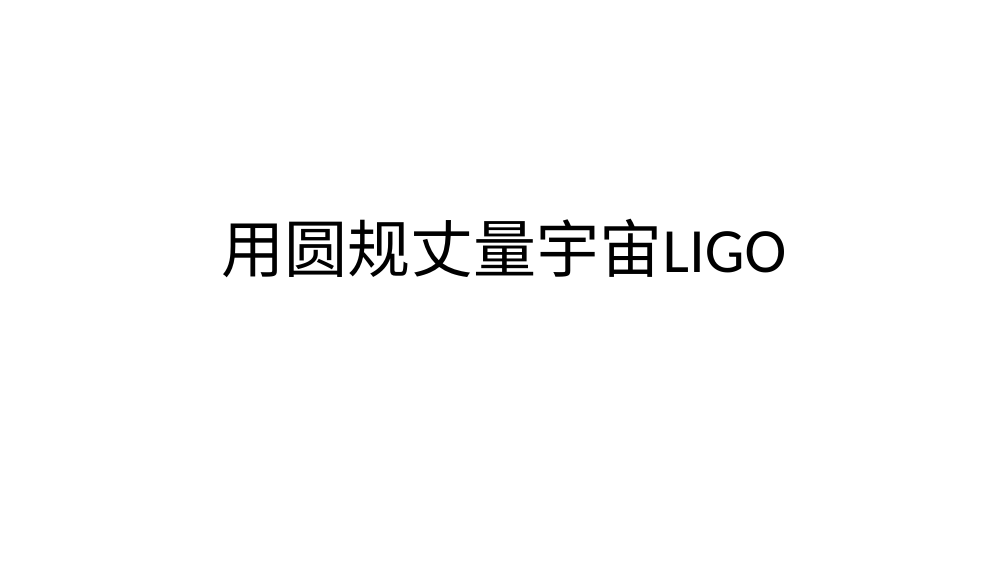
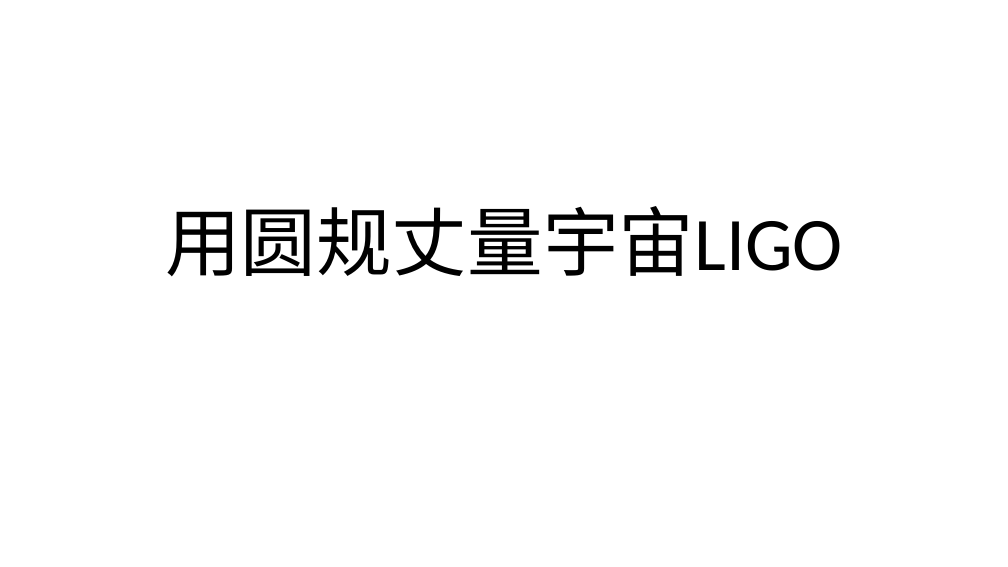
Before and after one commit to FredJiangFei/MyDocuments, a slide deck: slide 4 of 其他/引力波/引力波.pptx (slide 9 before the commit). Drawn at 1008x567 pixels with LibreOffice and Linux fonts; fonts in the diff are those of the drawing. Boxes give left, top, right and bottom in pixels: in the first picture for what was removed or moved away, otherwise in the second. Text is boxed around its words. In the diff, an @@ line names an element or a change of style, - is before the commit and + after.

```diff
--- a/其他/引力波/引力波.pptx
+++ b/其他/引力波/引力波.pptx
@@ title "用圆规丈量宇宙LIGO" at (x1=165, y1=206, x2=843, y2=276): size 60 to 72 pt @@
```
Also in this commit, not shown: 2 other slides changed, 2 slides added, 14 slides removed, 4 other files.
